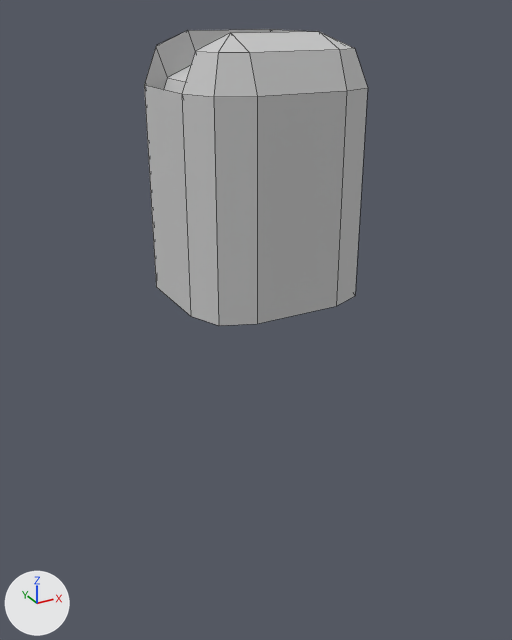
The FBX model Assets/Models/Korpus/Korpus_Czechel.FBX, before and after one commit.
Rendered twice from a 50 mm lens placed at (-0.872, -1.606, 0.966), pointed at (0.01, -0.002, 0.164). Arrows for +X, +Y and +Z are at lower left; the lights stay in place. Mesh edges are drawn as thin lines. Where no turn or scale is listed for an object, it has been applied to the vertices.

The first picture shows 'Korpus_Chechel'.
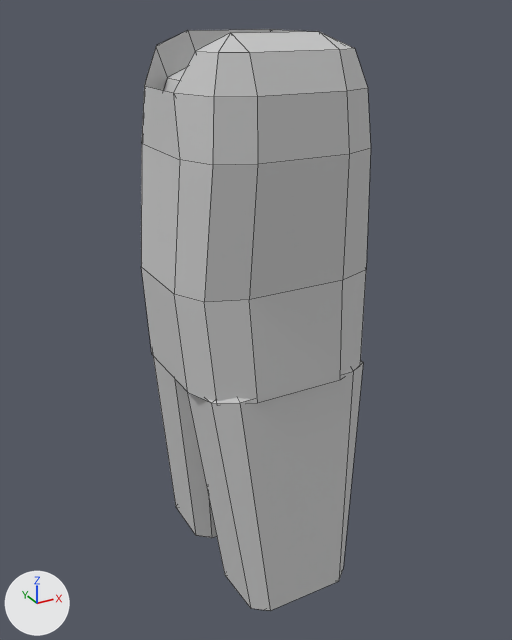
Patch to the scene script:
```diff
--- a/Assets/Models/Korpus/Korpus_Czechel.FBX.py
+++ b/Assets/Models/Korpus/Korpus_Czechel.FBX.py
@@ me_mesh @@
 # used by ob_korpus_chechel; location = (0.0, 0.0, 0.0)
-me_mesh.from_pydata(...)  # 48 vertices, 45 faces; spans x -0.236..0.236, y -0.236..0.236, z 0.27..0.917
+me_mesh.from_pydata(...)  # 120 vertices, 121 faces; spans x -0.276..0.276, y -0.315..0.302, z -0.63..0.917
+# me_mesh part 1: a new loose piece of 24 vertices spanning x -0.232..0.232, y -0.315..-0.012, z -0.62..0.097, in mat_08___default (light grey #cacaca)
+# me_mesh part 2: a new loose piece of 24 vertices spanning x -0.232..0.232, y -0.007..0.302, z -0.63..0.079, in mat_08___default (light grey #cacaca)
+# me_mesh part 3
+# 12 faces are deleted
+# 14 vertices move from x -0.236..0.236, y -0.236..0.236, z 0.27..0.796 to x -0.258..0.258, y -0.258..0.258, z 0.066..0.796
+# 24 vertices are added at x -0.276..0.276, y -0.25..0.25, z 0.336..0.656
+# 36 new faces join them
 me_mesh.materials.append(mat_08___default)
```

Location of each change, [x1, y1, x2, y2] in pixels of the pictures (512 x 640 px):
'Korpus_Chechel', reshaped (96% taller): before [144, 29, 368, 326]; after [141, 29, 371, 611]
part 1 of me_mesh, added: after [187, 361, 363, 611]
part 2 of me_mesh, added: after [153, 356, 217, 538]
part 3 of me_mesh, built on: before [144, 48, 368, 326]; after [141, 48, 371, 403]
